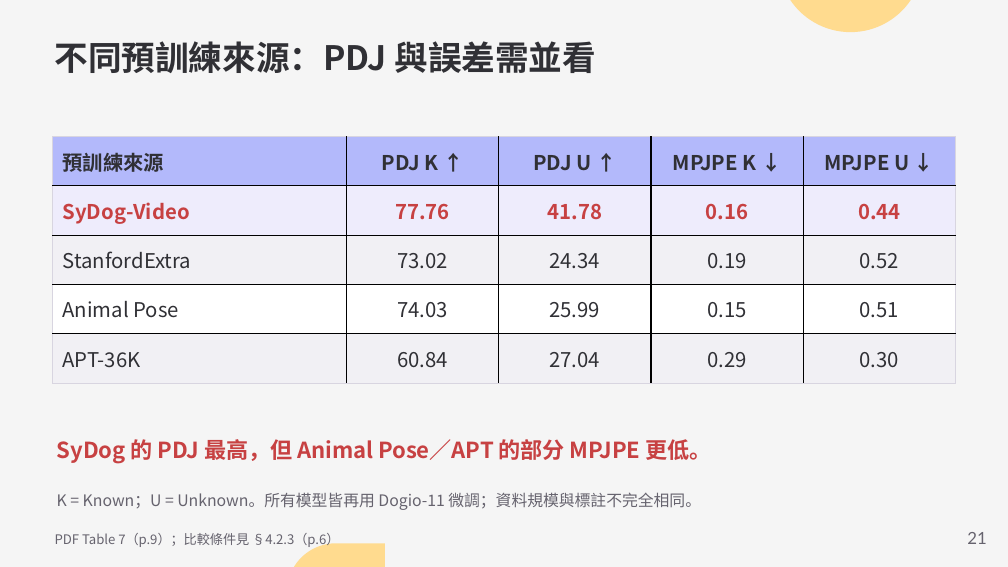
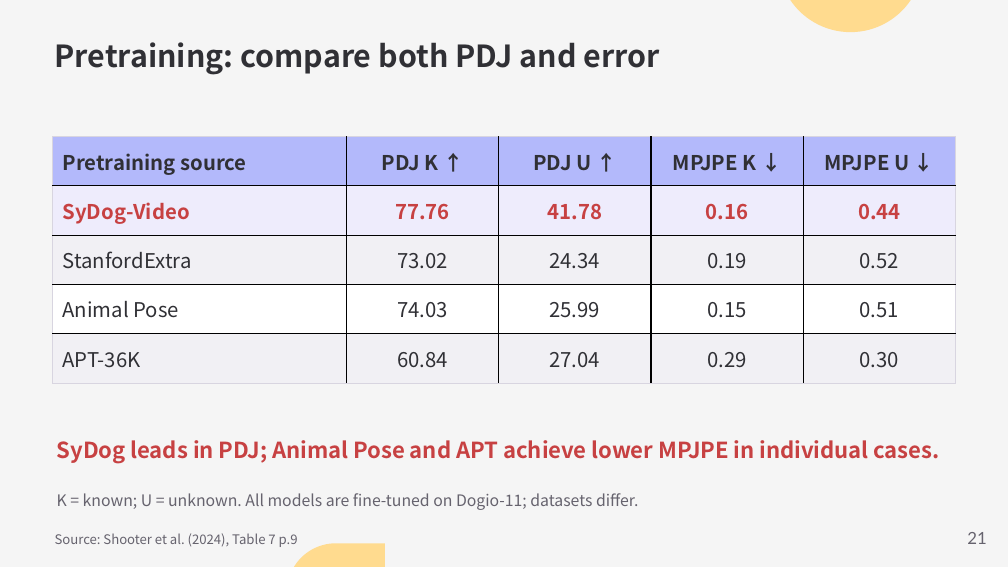
Before and after one commit to Funji713/presentation-design-pro, a slide deck: slide 21 of examples/sydog-video/SyDog-Video.pptx. Drawn at 1008x567 pixels with LibreOffice and Linux fonts; fonts in the diff are those of the drawing. Boxes give left, top, right and bottom in pixels: in the first picture for what was removed or moved away, otherwise in the second. Text is boxed around its words. In the diff, an @@ line names an element or a change of style, - is before the commit and + after.

```diff
--- a/examples/sydog-video/SyDog-Video.pptx
+++ b/examples/sydog-video/SyDog-Video.pptx
@@ text at (55,42,660,75): text changed; size 24 to 21.8 pt @@
-不同預訓練來源：PDJ 與誤差需並看
+Pretraining: compare both PDJ and error
@@ table at (52,136,956,383) @@
-row 1, column 1: 預訓練來源
+row 1, column 1: Pretraining source
@@ text at (57,440,940,464): text changed @@
-SyDog 的 PDJ 最高，但 Animal Pose／APT 的部分 MPJPE 更低。
+SyDog leads in PDJ; Animal Pose and APT achieve lower MPJPE in individual cases.
@@ text at (57,493,638,510): text changed @@
-K = Known；U = Unknown。所有模型皆再用 Dogio-11 微調；資料規模與標註不完全相同。
+K = known; U = unknown. All models are fine-tuned on Dogio-11; datasets differ.
@@ text at (55,533,298,547): text changed @@
-PDF Table 7（p.9）；比較條件見 §4.2.3（p.6）
+Source: Shooter et al. (2024), Table 7 p.9
```
Also in this commit, not shown: 21 other slides changed, 9 slides added, 9 slides removed, 5 other files.
